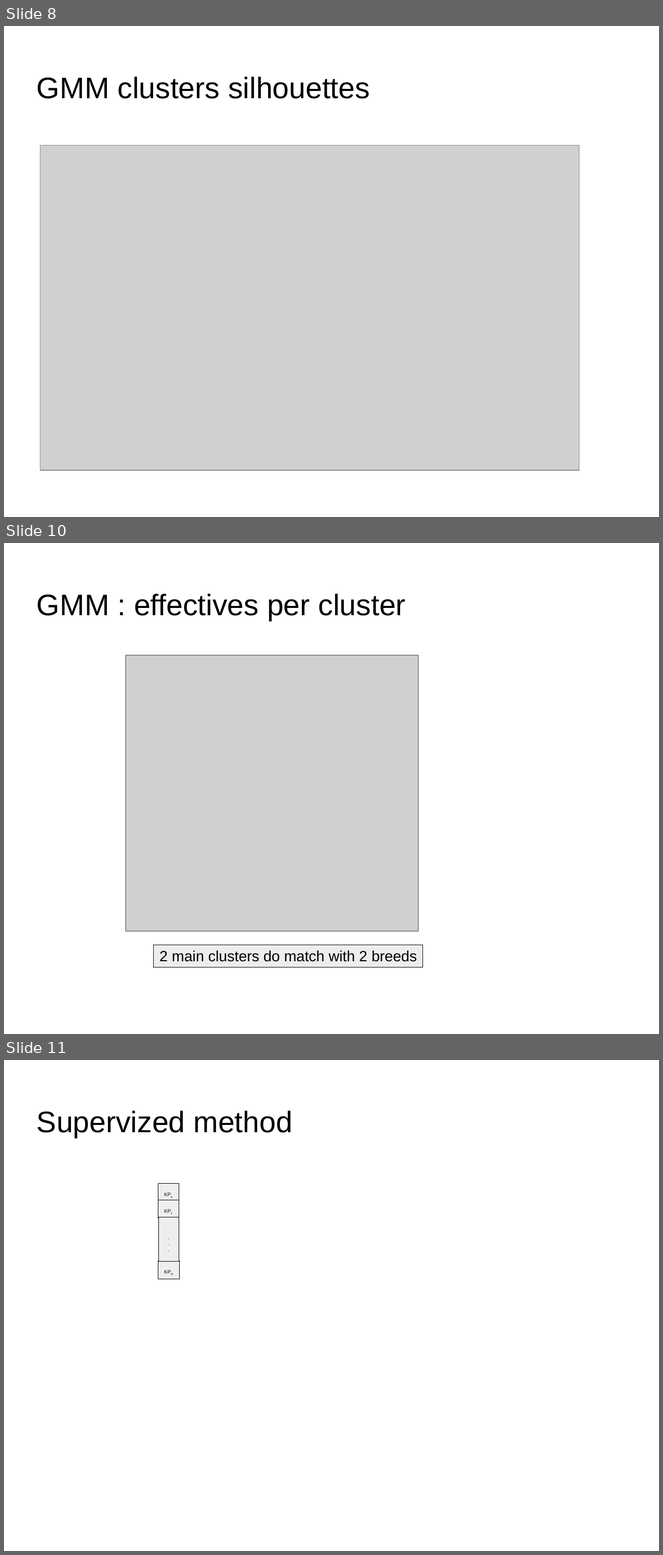
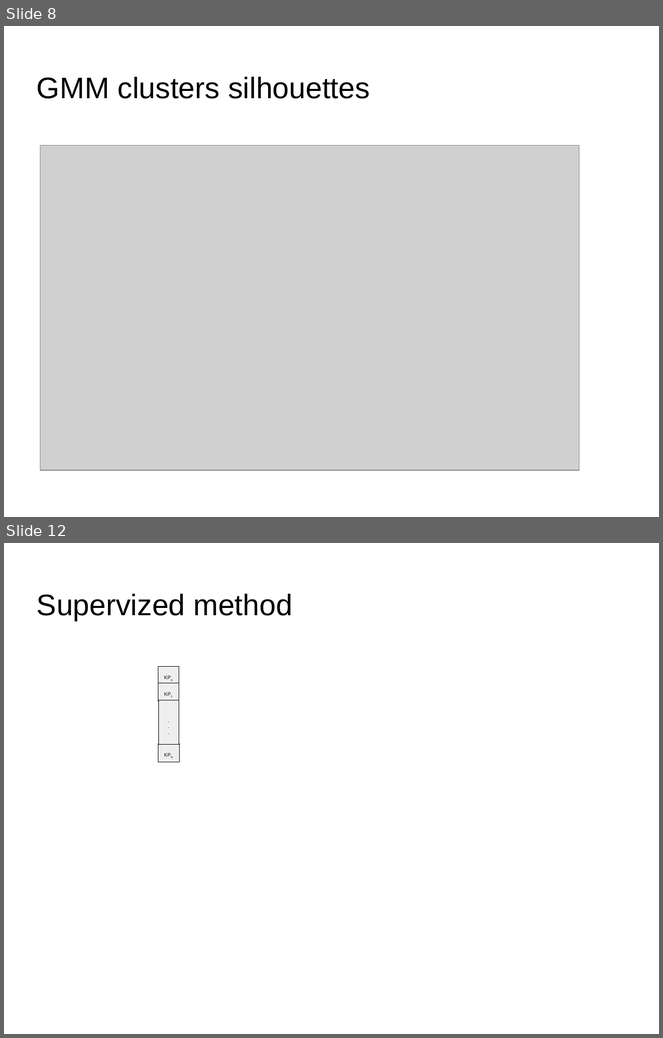
Before and after one commit to dataforcast/OC_Datascientist, a slide deck: P7/report/Openclassrooms_ParcoursDatascientist_P7-V1.odp. Shown one above the other, each under a label of ours: slides 8, 10 and 11 before the commit, slides 8 and 12 after it; the slides between them are not shown. The pictures are 663x1555 and 663x1038 pixels, drawn with LibreOffice and Linux fonts; fonts in the diff are those of the drawing; grey boxes stand for pictures; background and template pictures are left out. Boxes give left, top, right and bottom in pixels: in the first picture for what was removed or moved away, otherwise in the second. Text is boxed around its words. In the diff, an @@ line names an element or a change of style, - is before the commit and + after.

```diff
--- a/P7/report/Openclassrooms_ParcoursDatascientist_P7-V1.odp
+++ b/P7/report/Openclassrooms_ParcoursDatascientist_P7-V1.odp
@@ slide 10 removed at <box>4,543,659,1034</box>, background picture (left out) @@
@@ title removed at <box>37,593,406,621</box> @@
-GMM : effectives per cluster
@@ picture removed at <box>126,655,419,932</box> @@
@@ rectangle removed at <box>154,945,423,967</box> @@
-2 main clusters do match with 2 breeds
@@ what was slide 11 is now slide 12 @@
```
Also in this commit, not shown: 1 slide changed, 3 slides added, 1 other slide removed, 3 other files.
